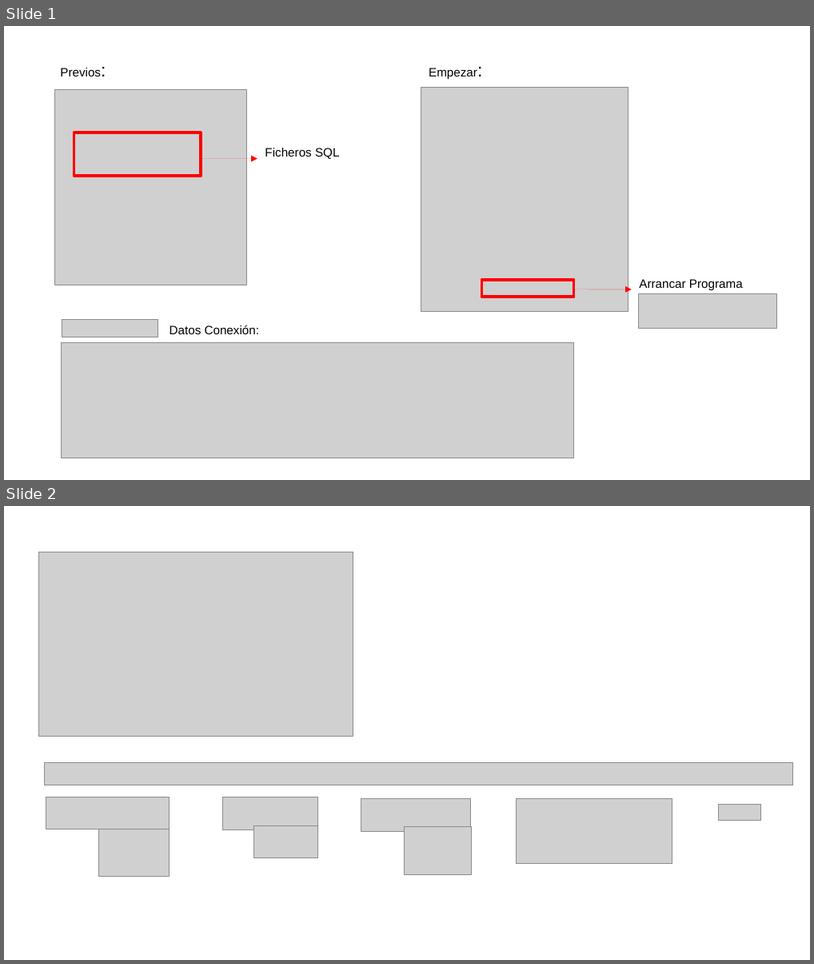
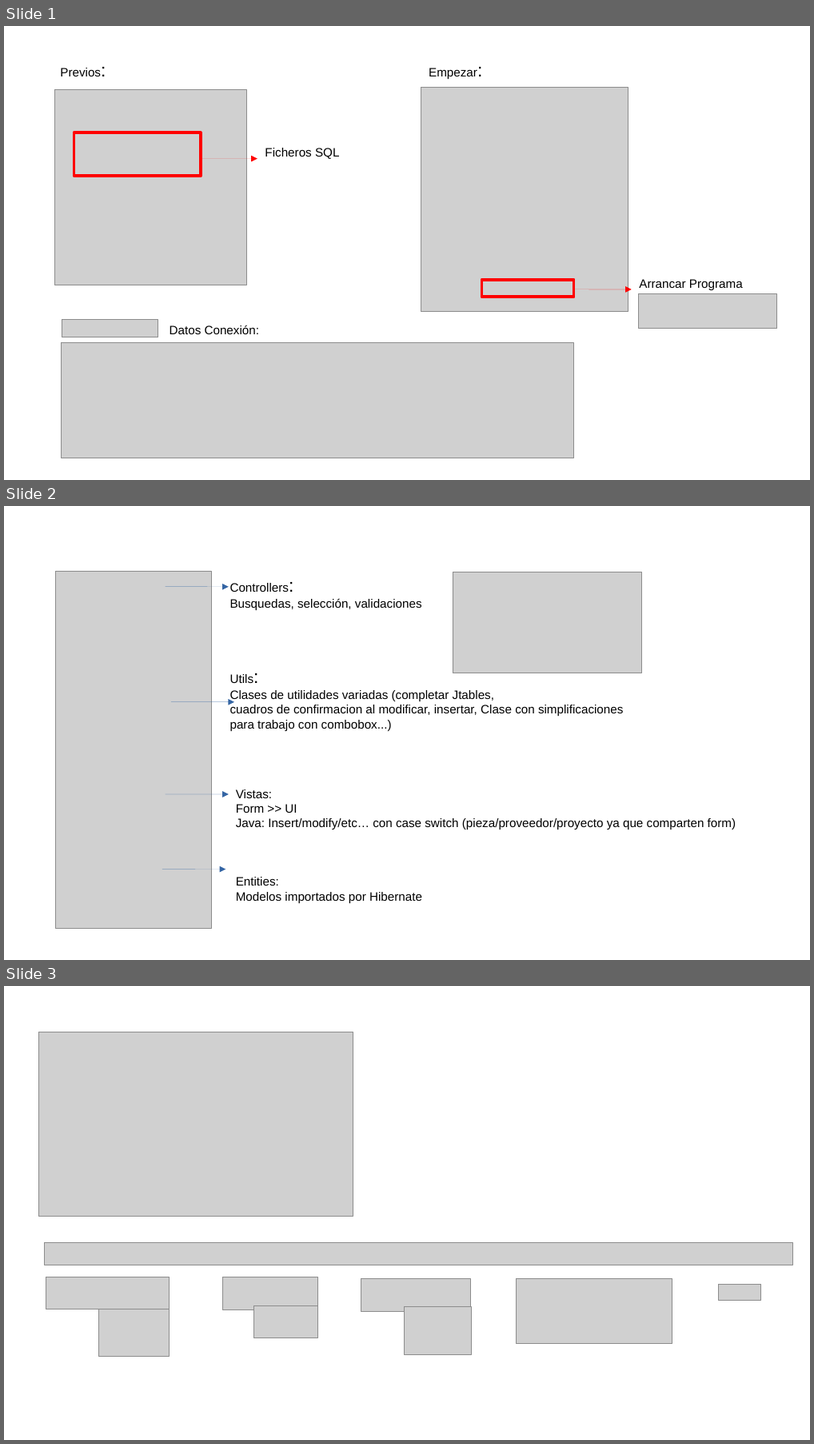
Before and after one commit to mariaroda76/MRODA_PROY, a slide deck: doc_proy/presentacion.odp. Shown one above the other, each under a label of ours: slides 1 and 2 before the commit, slides 1, 2 and 3 after it. The pictures are 814x964 and 814x1444 pixels, drawn with LibreOffice and Linux fonts; fonts in the diff are those of the drawing; grey boxes stand for pictures. Boxes give left, top, right and bottom in pixels: in the first picture for what was removed or moved away, otherwise in the second. Text is boxed around its words. In the diff, an @@ line names an element or a change of style, - is before the commit and + after.

```diff
--- a/doc_proy/presentacion.odp
+++ b/doc_proy/presentacion.odp
@@ slide 2 added at (4,506,810,960), background #FFFFFF @@
@@ picture added at (56,571,212,928) @@
@@ picture added at (454,572,643,673) @@
@@ arrow added from (165, 587) to (229, 587), #3465A4 0 pt @@
@@ text added at (230,583,422,610), 12 pt, text #000000 @@
+Controllers:
+Busquedas, selección, validaciones
@@ text added at (230,674,623,731), 12 pt, text #000000 @@
+Utils:
+Clases de utilidades variadas (completar Jtables,
+cuadros de confirmacion al modificar, insertar, Clase con simplificaciones
+para trabajo con combobox...)
@@ arrow added from (171, 702) to (234, 702), #3465A4 0 pt @@
@@ text added at (236,789,737,903), 12 pt, text #000000 @@
+Vistas:
+Form >> UI
+Java: Insert/modify/etc… con case switch (pieza/proveedor/proyecto ya que comparten form)
+Entities:
+Modelos importados por Hibernate
@@ arrow added from (165, 794) to (229, 794), #3465A4 0 pt @@
@@ arrow added from (162, 869) to (226, 869), #3465A4 0 pt @@
@@ what was slide 2 is now slide 3 @@
```
Also in this commit, not shown: 3 other slides added, 3 other files.
